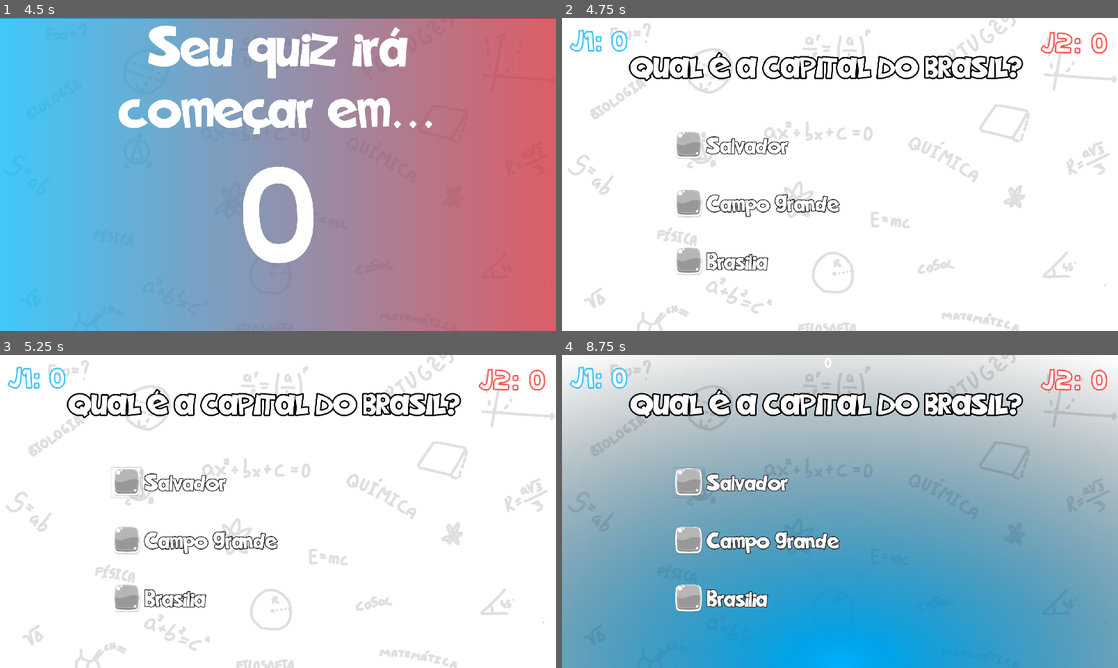
Above: before the commit, frames 1-4 (two rows, left to right).
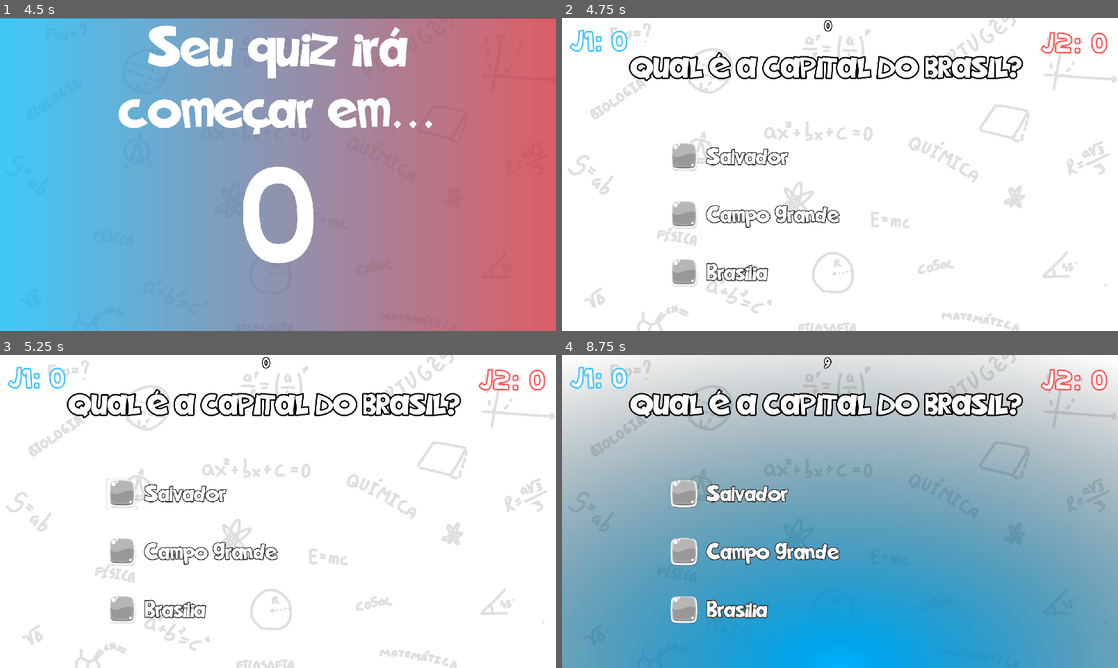
Above: after the commit, the same moments.

Repository: LabirasIFPI/Quiz-SKAR
Game: Godot game, scene res://Cenas/Menu.tscn
Two runs of this game, one before a commit and one after it. Both use one fixed random seed, a clock stepped at 60 frames per second and the inputs below.
Inputs (mouse positions are in pixels of both pictures, inside the frame that each line leads up to):
- Up to frame 1 (4.5 s): click (278, 174) at 0.5 s; tap Enter at 1.25, 3.5 s; hold Page Up (ui_page_up) 1.28-2.03 s; tap A (A) at 1.35 s; tap B (B) at 1.55, 2.1 s; tap Space at 2, 4.25 s; tap C (C) at 2.3, 2.85 s; hold Page Up (ui_page_up) 2.78-4.28 s; tap 1 (JogadorAzul) at 3.05, 3.6 s; tap 2 (JogadorVermelho) at 3.8, 4.35 s
- Up to frame 2 (4.75 s): tap A (A) at 4.55 s
- Up to frame 3 (5.25 s): click (127, 483) at 5.02 s
- Up to frame 4 (8.75 s): click (684, 492) at 5.77 s; tap Enter at 6.5 s; tap A (A) at 6.6 s; tap B (B) at 6.8, 7.35 s; tap Space at 7.25 s; tap C (C) at 7.55, 8.1 s; hold Page Up (ui_page_up) from 8.03 s (still down); tap 1 (JogadorAzul) at 8.3 s

Frame 1 is identical in both runs. In frame 2, 3.2% of the frame differs, in the area x 19-50%, y 0-86%; in frame 3, 3.2%; in frame 4, 5.2%.

Commit message:
sabemos qual alternativa está correta e +

Diff:
--- a/Cenas/QuizMain.tscn
+++ b/Cenas/QuizMain.tscn
@@ -39,14 +39,22 @@
 extra_spacing_char = 8
 font_data = ExtResource( 2 )
 
+[sub_resource type="DynamicFont" id=9]
+size = 30
+outline_size = 3
+outline_color = Color( 0, 0, 0, 1 )
+font_data = ExtResource( 4 )
+
+[sub_resource type="DynamicFont" id=10]
+size = 150
+outline_size = 5
+outline_color = Color( 0, 0, 0, 1 )
+font_data = ExtResource( 2 )
+
 [sub_resource type="DynamicFont" id=8]
 size = 400
 outline_size = 10
 outline_color = Color( 0, 0, 0, 1 )
-font_data = ExtResource( 4 )
-
-[sub_resource type="DynamicFont" id=9]
-size = 30
 font_data = ExtResource( 4 )
 
 [node name="QuizMain" type="Node2D"]
@@ -111,15 +119,6 @@
 custom_fonts/font = SubResource( 3 )
 text = "0 p2"
 
-[node name="add_point" type="Label" parent="CanvasLayer"]
-visible = false
-margin_left = 633.0
-margin_top = 187.0
-margin_right = 1267.0
-margin_bottom = 872.0
-custom_fonts/font = SubResource( 8 )
-text = "+1"
-
 [node name="tempo_por_resp" type="Label" parent="CanvasLayer"]
 anchor_left = 0.5
 anchor_right = 0.5
@@ -129,5 +128,28 @@
 custom_fonts/font = SubResource( 9 )
 text = "00:00"
 
+[node name="next_fortime" type="Timer" parent="."]
+
+[node name="CanvasLayer2" type="CanvasLayer" parent="."]
+layer = 2
+
+[node name="aviso" type="Label" parent="CanvasLayer2"]
+margin_left = 323.0
+margin_top = 207.0
+margin_right = 1698.0
+margin_bottom = 364.0
+custom_colors/font_color = Color( 0.984314, 1, 0.454902, 1 )
+custom_fonts/font = SubResource( 10 )
+
+[node name="add_point" type="Label" parent="CanvasLayer2"]
+visible = false
+margin_left = 633.0
+margin_top = 241.0
+margin_right = 1267.0
+margin_bottom = 926.0
+custom_fonts/font = SubResource( 8 )
+text = "+1"
+
 [connection signal="timeout" from="TLPR" to="." method="_on_TLPR_timeout"]
 [connection signal="timeout" from="Timer" to="." method="_on_Timer_timeout"]
+[connection signal="timeout" from="next_fortime" to="." method="_on_next_fortime_timeout"]
--- a/Cenas/alternativa.gd
+++ b/Cenas/alternativa.gd
@@ -1,11 +1,14 @@
-extends Label
+extends Control
+
+class_name Alternativa
+
+onready var labelNode: Label = get_node("Label");
 
 var optionID = 0;
 
 func _ready() -> void:
 	pass
 
+func _on_op_1_button_up():
 
-
-func _on_op_1_button_up():
 	pass
--- a/Cenas/alternativa.tscn
+++ b/Cenas/alternativa.tscn
@@ -1,40 +1,38 @@
-[gd_scene load_steps=5 format=2]
+[gd_scene load_steps=4 format=2]
 
-[ext_resource path="res://Assets/Fontes/tmj_by_mallagueta_pepper-d62rr8r.ttf" type="DynamicFontData" id=1]
+[ext_resource path="res://Temas/FonteAlternativa.tres" type="DynamicFont" id=1]
 [ext_resource path="res://Assets/FreeGUI/png/gray.png" type="Texture" id=2]
 [ext_resource path="res://Cenas/alternativa.gd" type="Script" id=3]
 
-[sub_resource type="DynamicFont" id=2]
-size = 80
-outline_size = 3
-outline_color = Color( 0.215686, 0.215686, 0.215686, 1 )
-font_data = ExtResource( 1 )
-
-[node name="alternativa" type="Label"]
-anchor_left = 0.627
-anchor_top = 0.5
-anchor_right = 0.627
-anchor_bottom = 0.5
-margin_left = -488.34
-margin_top = -42.5
-margin_right = 0.659912
-margin_bottom = 42.5
-custom_fonts/font = SubResource( 2 )
-text = "ALTERNATIVA"
-align = 3
-script = ExtResource( 3 )
-
-[node name="op_1" type="Button" parent="."]
+[node name="Alternativa" type="Control"]
 anchor_left = 0.5
 anchor_top = 0.5
 anchor_right = 0.5
 anchor_bottom = 0.5
-margin_left = -361.0
-margin_top = -55.0
-margin_right = -253.0
-margin_bottom = 51.0
+margin_left = -960.0
+margin_top = -540.0
+margin_right = -640.0
+margin_bottom = -380.0
+script = ExtResource( 3 )
+
+[node name="Button" type="Button" parent="."]
+anchor_left = 0.5
+anchor_top = 0.5
+anchor_right = 0.5
+anchor_bottom = 0.5
+margin_left = -293.0
+margin_top = -53.0
+margin_right = -185.0
+margin_bottom = 53.0
 icon = ExtResource( 2 )
 flat = true
 expand_icon = true
 
-[connection signal="button_up" from="op_1" to="." method="_on_op_1_button_up"]
+[node name="Label" type="Label" parent="."]
+anchor_right = 1.0
+anchor_bottom = 1.0
+custom_fonts/font = ExtResource( 1 )
+text = "Texto da alternativa."
+valign = 1
+
+[connection signal="button_up" from="Button" to="." method="_on_op_1_button_up"]
--- a/Códigos/Global.gd
+++ b/Códigos/Global.gd
@@ -1,6 +1,6 @@
 extends Node
 #Muda quando um botão de alternativa for pressionado
-var resposta : = '';
+var resposta : = -1;
 #contagem de pontos do jogador 1 (azul)
 var pontos_p1 : = 0;
 #contagem de pontos do jogador 2 (vermelho)
--- a/Códigos/QuizMain.gd
+++ b/Códigos/QuizMain.gd
@@ -36,8 +36,7 @@
 			"Eu não sei porque ele não veio.",
 		]
 	},
-
-  {
+	{
 		"id": 4,
 		"question": "Qual é a raiz quadrada de 144?",
 		"options": [
@@ -45,9 +44,8 @@
 			"10",
 			"14",
 			"16"]
-
-  },
-  {
+	},
+	{
 		"id": 5,
 		"question": "Qual é o processo pelo qual as plantas convertem a luz solar em energia química?",
 		"options": [
@@ -56,8 +54,8 @@
 			"Fermentação",
 			"Oxidação"]
 
-  },
-  {
+	},
+	{
 		"id": 6,
 		"question": "Qual período da história romana é marcado pelo governo de imperadores?",
 		"options": [
@@ -66,8 +64,8 @@
 			"Monarquia Romana",
 			"Era das Invasões Bárbaras"]
 
-  },
-  {
+	},
+	{
 		"id": 7,
 		"question": "Qual é o símbolo químico para o elemento oxigênio?",
 		"options": [
@@ -75,10 +73,8 @@
 			"Ox",
 			"Os",
 			"O2"]
-
-  },
-  {
-
+	},
+	{
 		"id": 8,
 		"question": "Qual é o nome dado à linha imaginária que divide a Terra em Hemisfério Oriental e Hemisfério Ocidental?",
 		"options": [
@@ -86,16 +82,15 @@
 			"Trópico de Câncer",
 			"Linha do Equador",
 			"Meridiano de Primeiro de Janeiro"]
-  },
-
-		{
-	"id": 9,
-	"question": "Qual o valor de π (pi)?",
-	"options": [
-		"3,14",
-		"2,71",
-		"1,61",
-		"4,20"
+	},
+	{
+		"id": 9,
+		"question": "Qual o valor de π (pi)?",
+		"options": [
+			"3,14",
+			"2,71",
+			"1,61",
+			"4,20"
 	]
 },
 	{
@@ -268,29 +263,27 @@
 		"Rio Colorado"
 	]
 }
-
 ]
 
-
+onready var _label_aviso = get_node("CanvasLayer2/aviso")
 ## Dicionario de pergunta atualmente sendo exibido.
 var perguntaExibida = null;
 
 # Indice da pergunta atual
 var actualQuestionInd = 0;
 
-var tlpr_out = false#variavel pro time acabar
 #Cena de alternativas
 onready var optionsNode = get_node("Options");
 
 onready var _points_p1 = get_node("CanvasLayer/pontos_p1")
 onready var _points_p2 = get_node("CanvasLayer/pontos_p2")
 
-onready var optionScene = preload("res://Cenas/alternativa.tscn");
+## Cena da alternativa
+onready var optionScene: PackedScene = preload("res://Cenas/alternativa.tscn");
 
 var colorProgress: float = 0.0;
 
 func _ready() -> void:
-	$TLPR.start(5)
 	randomize()
 
 	# Define qual pergunta será exibida
@@ -336,7 +329,7 @@
 	for i in range(min(3, len(_optionsArray))):
 		var _thisOptionDict = _optionsArray[i];
 		var _opt = optionScene.instance();
-		_opt.text = _thisOptionDict.text;
+		_opt.get_node("Label").text = _thisOptionDict.text;
 		_opt.optionID = _thisOptionDict.id;
 
 		# Definir posição de cada alternativa:
@@ -356,34 +349,51 @@
 
 ##############################################################
 func _process(delta: float) -> void:
+	var correta
 	var _tempo_label = get_node("CanvasLayer/tempo_por_resp")
 
 	_tempo_label.text = str(int($TLPR.time_left))
 	_points_p1.text = "J1: " + (str(global.pontos_p1))
 	_points_p2.text = "J2: " + (str(global.pontos_p2))
+
 	# Para fins de teste, avançar pergunta
-	if Input.is_action_just_pressed("ui_page_up") and global.resp_p1 == true and tlpr_out == false:
-		actualQuestionInd += 1
-		gerarNovaPergunta()
-		$TLPR.start(5)
-		#reseta as variavies de definição de recebimento dos pontos
-		ponto_blue()
-
-	if Input.is_action_just_pressed("ui_page_up") and global.resp_p2 == true and tlpr_out == false:
-		actualQuestionInd += 1
-		gerarNovaPergunta()
-		$TLPR.start(5)
-		#reseta as variavies de definição de recebimento dos pontos
-		ponto_red()
-
-	input_signal_players();
-
-	updateBgColor();
-
+
+
+	#LEMBRAR: pageup substitui alguma alternativa
 	if global.resp_p1 or global.resp_p2:
 		alt_A()
 		alt_B()
 		alt_C()
+		if global.resposta != -1:
+			if checarResposta(global.resposta):
+				correta = 1
+				print("Acertou");
+			else:
+				correta = 0
+				print("Errrouuu");
+
+
+	if global.resp_p1 == true and Input.is_action_just_pressed("ui_page_up"):
+		$TLPR.stop()
+		_label_aviso.text = ""
+		actualQuestionInd += 1
+		gerarNovaPergunta()
+		#reseta as variavies de definição de recebimento dos pontos
+		ponto_blue()
+
+	if global.resp_p2 == true and Input.is_action_just_pressed("ui_page_up"):
+		$TLPR.stop()
+		_label_aviso.text = ""
+		actualQuestionInd += 1
+		gerarNovaPergunta()
+		#reseta as variavies de definição de recebimento dos pontos
+		ponto_red()
+
+	input_signal_players();
+
+	updateBgColor();
+
+	# Detectar entrada de alternativa se tiver um jogador ingressado
 
 ###########################################################end
 
@@ -405,13 +415,15 @@
 
 
 func _on_TLPR_timeout() -> void:
+	if global.resp_p1:
+		print("zuuullllll")
+		ponto_red()
+	else:
+		print("reedddd")
+		ponto_blue()
 	$TLPR.stop()
-	tlpr_out = true
-	#mudar o tamanha e colocar em variavel essa label
-	$CanvasLayer/add_point.visible = true
-	$CanvasLayer/add_point.set_modulate(Color.green)
-	$CanvasLayer/add_point.text = "Vosso tempo acabou :("
-#	gerarNovaPergunta()
+	_label_aviso.text = str("Seu tempo acabou :(")
+	$next_fortime.start(2)
 
 
 #Para definir quem receberá pontos ao responder a pergunta(apertar em algum botão de alternativa)
@@ -420,10 +432,12 @@
 func input_signal_players():
 	if Input.is_action_just_pressed("JogadorAzul"):
 		global.resp_p1 = true;
+		$TLPR.start(10)
 		changeBackgroundByPlayer();
 
 	if Input.is_action_just_pressed("JogadorVermelho"):
 		global.resp_p2 = true;
+		$TLPR.start(10)
 		changeBackgroundByPlayer();
 
 
@@ -451,21 +465,33 @@
 
 #Essas funções serão atribuídas aos sinais que serão recebidos pelo Esp32
 func alt_A():
-	if Input.is_action_just_pressed("A"):#substituida por sinais
-		global.resposta = 'A'
+	if Input.is_action_just_pressed("A"):#substituida por sinais(será o novo "pageup")
+		global.resposta = 0;
+		$TLPR.stop()
+
 func alt_B():
 	if Input.is_action_just_pressed("B"):
-		global.resposta = 'B'
+		global.resposta = 1;
+		$TLPR.stop()
+
 func alt_C():
 	if Input.is_action_just_pressed("C"):
-		global.resposta = 'C'
+		global.resposta = 2;
+		$TLPR.stop()
+
+## Confere se a alternativa selecionada é a correta.
+func checarResposta(ind):
+	var _optionToCheck = optionsNode.get_child(ind) as Alternativa;
+	if _optionToCheck:
+		return _optionToCheck.optionID == 0
+	return false
 
 
 func ponto_red():#WILLDO confiderar se a reszposta foi errada
 	global.pontos_p2 += 1
 	global.resp_p1 = 0;
 	global.resp_p2 = 0;
-	var _label_ponto = get_node("CanvasLayer/add_point")
+	var _label_ponto = get_node("CanvasLayer2/add_point")
 	_label_ponto.visible = true
 	_label_ponto.set_modulate(Color.red)
 	$Timer.start(0.5)
@@ -474,13 +500,21 @@
 	global.pontos_p1 += 1
 	global.resp_p1 = 0;
 	global.resp_p2 = 0;
-	var _label_ponto = get_node("CanvasLayer/add_point")
+	var _label_ponto = get_node("CanvasLayer2/add_point")
 	_label_ponto.visible = true
 	_label_ponto.set_modulate(Color.dodgerblue)
 	$Timer.start(0.5)
 
 
-
-
 func _on_Timer_timeout() -> void:
-	$CanvasLayer/add_point.visible = false
+	$CanvasLayer2/add_point.visible = false
+
+
+func _on_next_fortime_timeout() -> void: #pra retornar às perguntas normalmwengte :( :(
+	global.resp_p1 = false
+	global.resp_p2 = false
+	_label_aviso.text = str("")
+	$next_fortime.stop()
+	actualQuestionInd += 1
+	gerarNovaPergunta()
+	$TLPR.stop()
--- /dev/null
+++ b/Temas/FonteAlternativa.tres
@@ -0,0 +1,9 @@
+[gd_resource type="DynamicFont" load_steps=2 format=2]
+
+[ext_resource path="res://Assets/Fontes/tmj_by_mallagueta_pepper-d62rr8r.ttf" type="DynamicFontData" id=1]
+
+[resource]
+size = 80
+outline_size = 3
+outline_color = Color( 0.215686, 0.215686, 0.215686, 1 )
+font_data = ExtResource( 1 )
--- a/project.godot
+++ b/project.godot
@@ -9,6 +9,11 @@
 config_version=4
 
 _global_script_classes=[ {
+"base": "Control",
+"class": "Alternativa",
+"language": "GDScript",
+"path": "res://Cenas/alternativa.gd"
+}, {
 "base": "Resource",
 "class": "Question",
 "language": "GDScript",
@@ -20,6 +25,7 @@
 "path": "res://Data/questions.gd"
 } ]
 _global_script_class_icons={
+"Alternativa": "",
 "Question": "",
 "Questions": ""
 }
Not shown: 1 places in Cenas/QuizMain.tscn that only renumber resources
